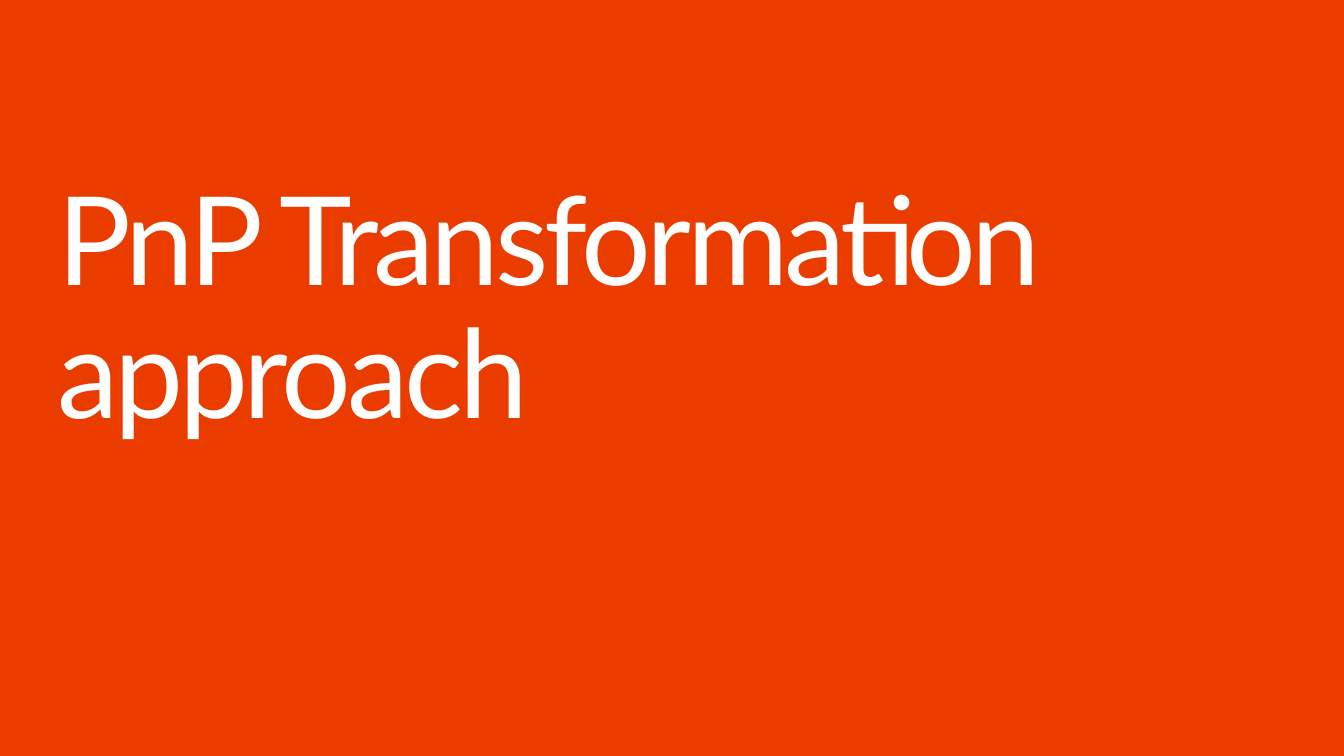
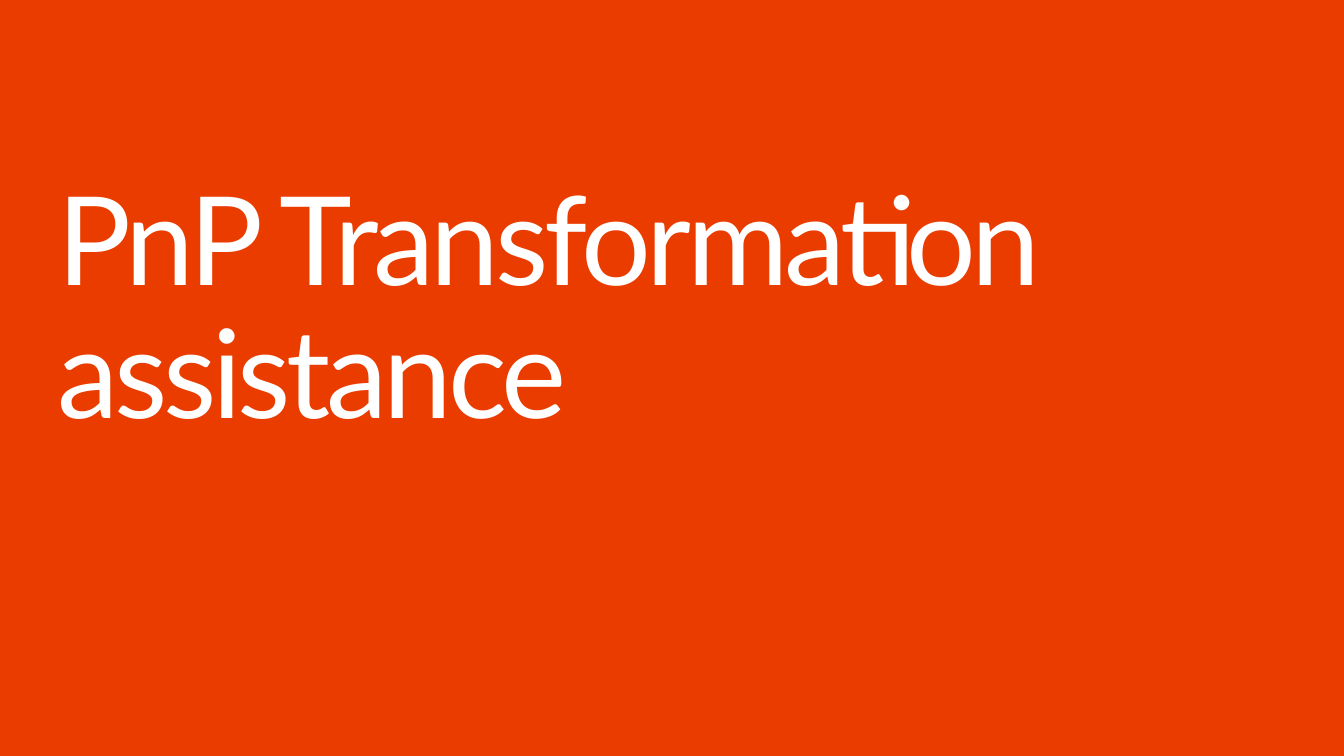
Before and after one commit to SharePoint/PnP-Guidance, a slide deck: slide 16 of PnP Transformation Process/Templates/Solution Design Report Presentation Template.pptx (slide 3 before the commit). Drawn at 1344x756 pixels with LibreOffice and Linux fonts; fonts in the diff are those of the drawing; background and template pictures are left out. Boxes give left, top, right and bottom in pixels: in the first picture for what was removed or moved away, otherwise in the second. Text is boxed around its words. In the diff, an @@ line names an element or a change of style, - is before the commit and + after.

```diff
--- a/PnP Transformation Process/Templates/Solution Design Report Presentation Template.pptx
+++ b/PnP Transformation Process/Templates/Solution Design Report Presentation Template.pptx
@@ title at bbox=[57, 194, 1040, 419]: text changed @@
-PnP Transformation approach
+PnP Transformation assistance
```
Also in this commit, not shown: 3 other slides changed, 18 slides added, 39 slides removed.
